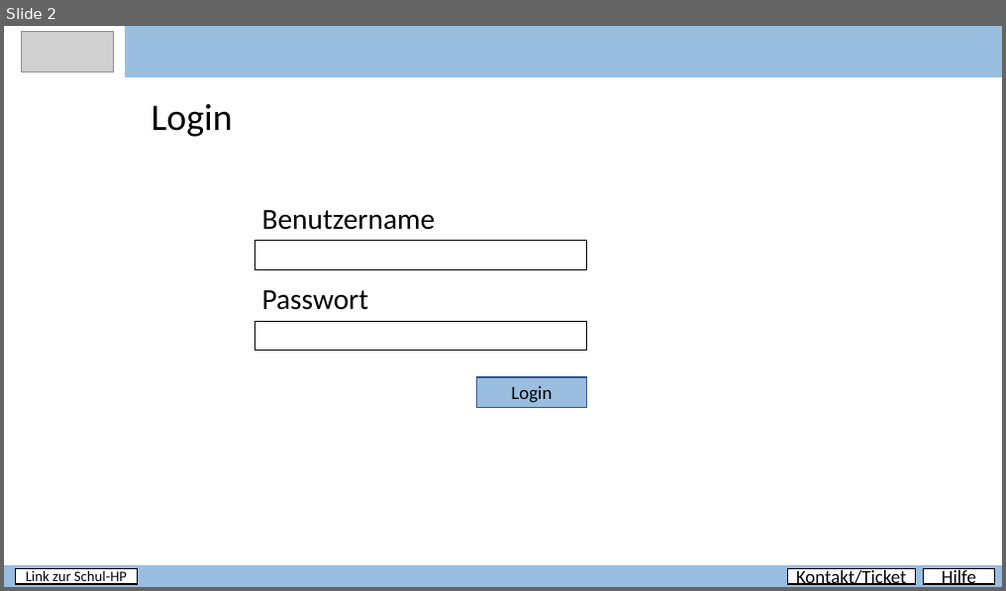
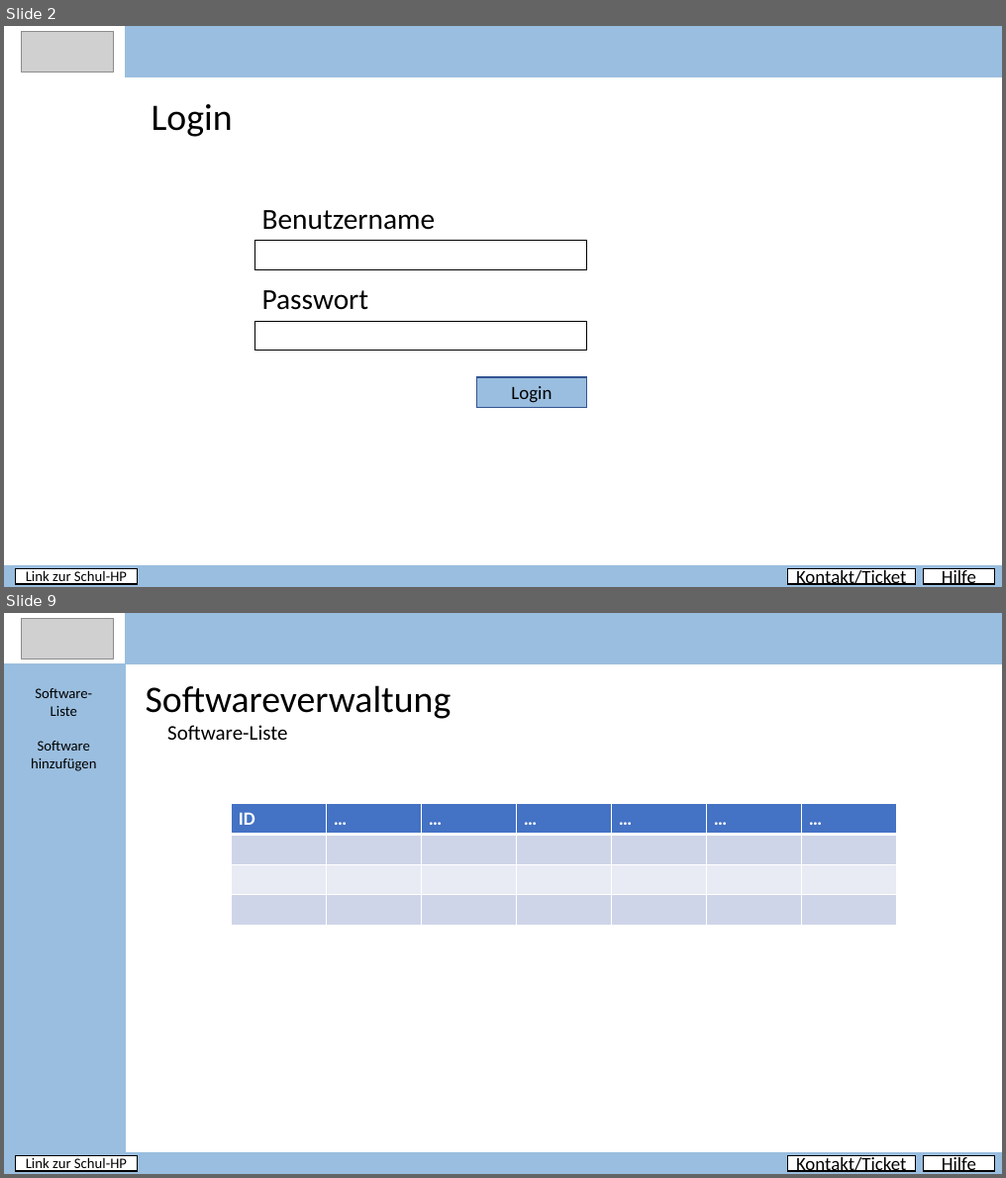
Before and after one commit to PapAnte/g2schoolproject, a slide deck: Layout.pptx. Shown one above the other, each under a label of ours: slide 2 before the commit, slides 2 and 9 after it; the slides between them are not shown. The pictures are 1006x591 and 1006x1178 pixels, drawn with LibreOffice and Linux fonts; fonts in the diff are those of the drawing; grey boxes stand for pictures. Boxes give left, top, right and bottom in pixels: in the first picture for what was removed or moved away, otherwise in the second. Text is boxed around its words. In the diff, an @@ line names an element or a change of style, - is before the commit and + after.

Commit message:
added layout for softwareinterface, supplierinterface, roominterface

```diff
--- a/Layout.pptx
+++ b/Layout.pptx
@@ slide 9 added at (4,613,1002,1174), background #FFFFFF @@
@@ picture added at (21,618,114,659) @@
@@ rectangle added at (126,613,1002,663), fill #9ABEDF, outline #9ABEDF 1 pt @@
@@ rectangle added at (4,663,126,1153), fill #9ABEDF, outline #9ABEDF 1 pt @@
@@ text added at (35,688,92,716), 14 pt, text #000000 @@
+Software-
+Liste
@@ text added at (146,685,451,719), 36 pt, text #000000 @@
+Softwareverwaltung
@@ text added at (167,725,287,740), 20 pt, text #000000 @@
+Software-Liste
@@ text added at (31,741,96,771), 14 pt, text #000000 @@
+Software hinzufügen
@@ table added at (231,804,896,925), 4 rows, 7 columns @@
+ID | … | … | … | … | … | …
+ |  |  |  |  |  | 
+ |  |  |  |  |  | 
+ |  |  |  |  |  | 
@@ rectangle added at (4,1153,1002,1174), fill #9ABEDF, outline #9ABEDF 1 pt @@
@@ rectangle added at (15,1156,138,1171), fill #FFFFFF, outline #000000 1 pt, 14 pt, text #000000 @@
+Link zur Schul-HP
@@ rectangle added at (788,1156,916,1171), fill #FFFFFF, outline #000000 1 pt, 18 pt, text #000000 @@
+Kontakt/Ticket
@@ rectangle added at (924,1156,994,1171), fill #FFFFFF, outline #000000 1 pt, 18 pt, text #000000 @@
+Hilfe
```
Also in this commit, not shown: 7 slides changed, 8 other slides added, 1 slide removed.
